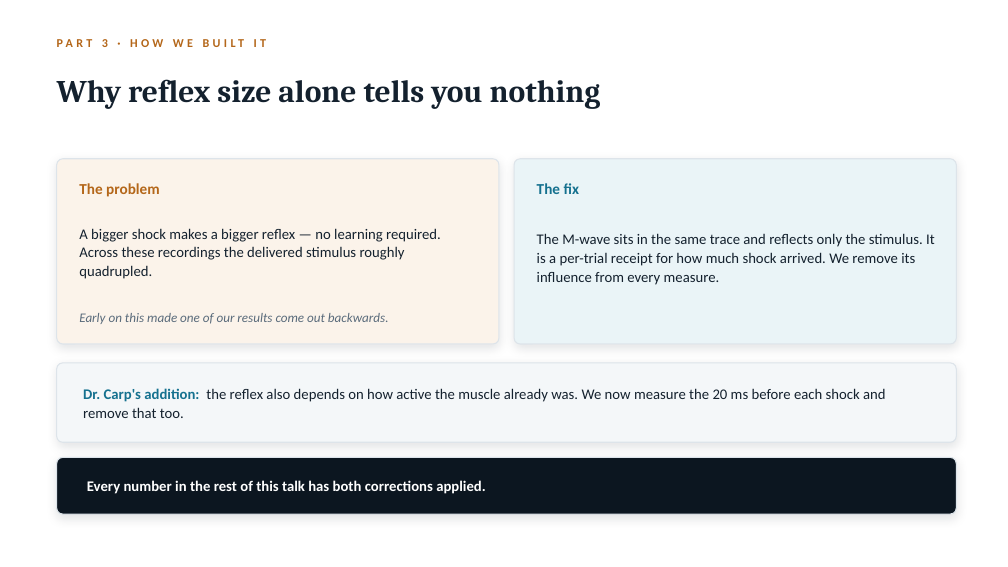
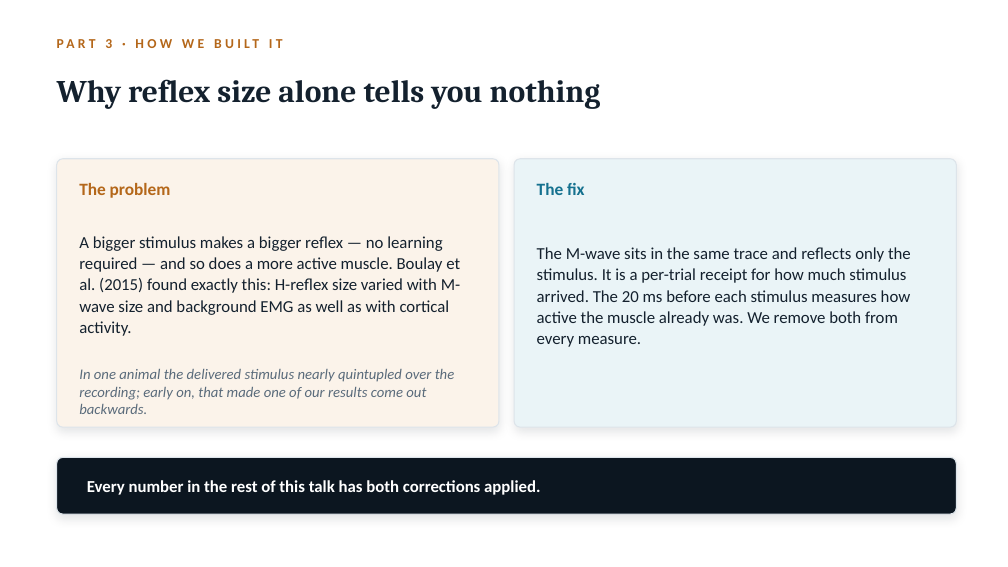
Before and after one commit to switchrao777/hroc-ncan, a slide deck: slide 15 of slides/HROC_Team_Presentation.pptx. Drawn at 1008x567 pixels with LibreOffice and Linux fonts; fonts in the diff are those of the drawing. Boxes give left, top, right and bottom in pixels: in the first picture for what was removed or moved away, otherwise in the second. Text is boxed around its words. In the diff, an @@ line names an element or a change of style, - is before the commit and + after.

```diff
--- a/slides/HROC_Team_Presentation.pptx
+++ b/slides/HROC_Team_Presentation.pptx
@@ text "PART 3 · HOW WE ..." at [105,39,112,48]: size 11.5 to 13 pt @@
@@ rounded rectangle: place and size @@
-rounded rectangle at [57,159,499,344]
+rounded rectangle at [57,159,499,427]
@@ rounded rectangle at [57,159,499,427]: proportions changed @@
@@ text "The problem" at [79,183,171,198]: size 14.5 to 16.5 pt @@
@@ rounded rectangle at [514,159,957,427]: proportions changed @@
@@ rounded rectangle: place and size @@
-rounded rectangle at [514,159,957,344]
+rounded rectangle at [514,159,957,427]
@@ text "The fix" at [537,183,584,195]: size 14.5 to 16.5 pt @@
@@ text at [79,236,460,336]: text changed; size 14 to 16 pt @@
-A bigger shock makes a bigger reflex — no learning required. Across these recordings the delivered stimulus roughly quadrupled.
+A bigger stimulus makes a bigger reflex — no learning required — and so does a more active muscle. Boulay et al. (2015) found exactly this: H-reflex size varied with M-wave size and background EMG as well as with cortical activity.
@@ text at [537,247,911,347]: text changed; size 14 to 16 pt @@
-The M-wave sits in the same trace and reflects only the stimulus. It is a per-trial receipt for how much shock arrived. We remove its influence from every measure.
+The M-wave sits in the same trace and reflects only the stimulus. It is a per-trial receipt for how much stimulus arrived. The 20 ms before each stimulus measures how active the muscle already was. We remove both from every measure.
@@ rounded rectangle removed at [57,363,957,442] @@
@@ text at [79,369,454,414]: text changed; size 12.5 to 14 pt @@
-Early on this made one of our results come out backwards.
+In one animal the delivered stimulus nearly quintupled over the recording; early on, that made one of our results come out backwards.
@@ text removed at [83,388,886,418] @@
-Dr. Carp's addition: the reflex also depends on how active the muscle already was. We now measure the 20 ms before each shock and remove that too.
@@ text "Every number in the rest ..." at [87,480,540,495]: size 14 to 16 pt @@
```
Also in this commit, not shown: 32 other slides changed, 1 slide added, 1 slide removed, 31 other files.
